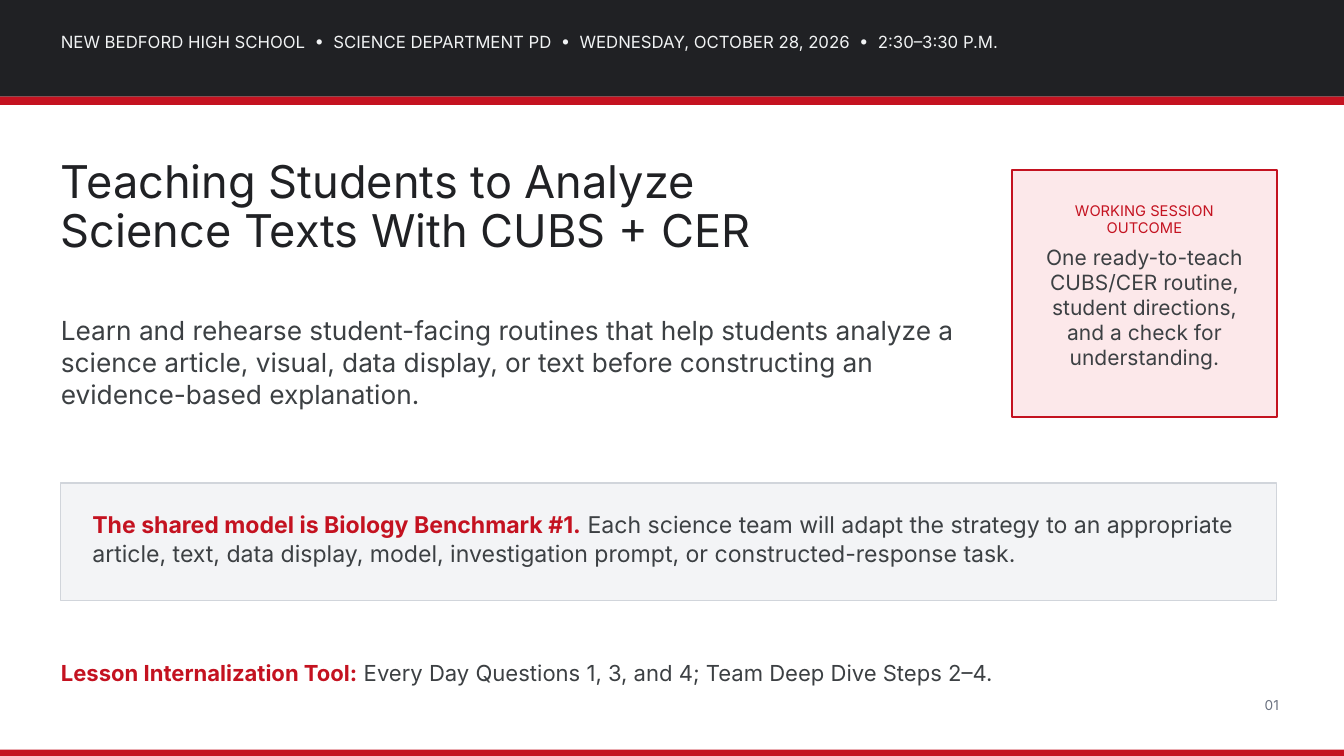
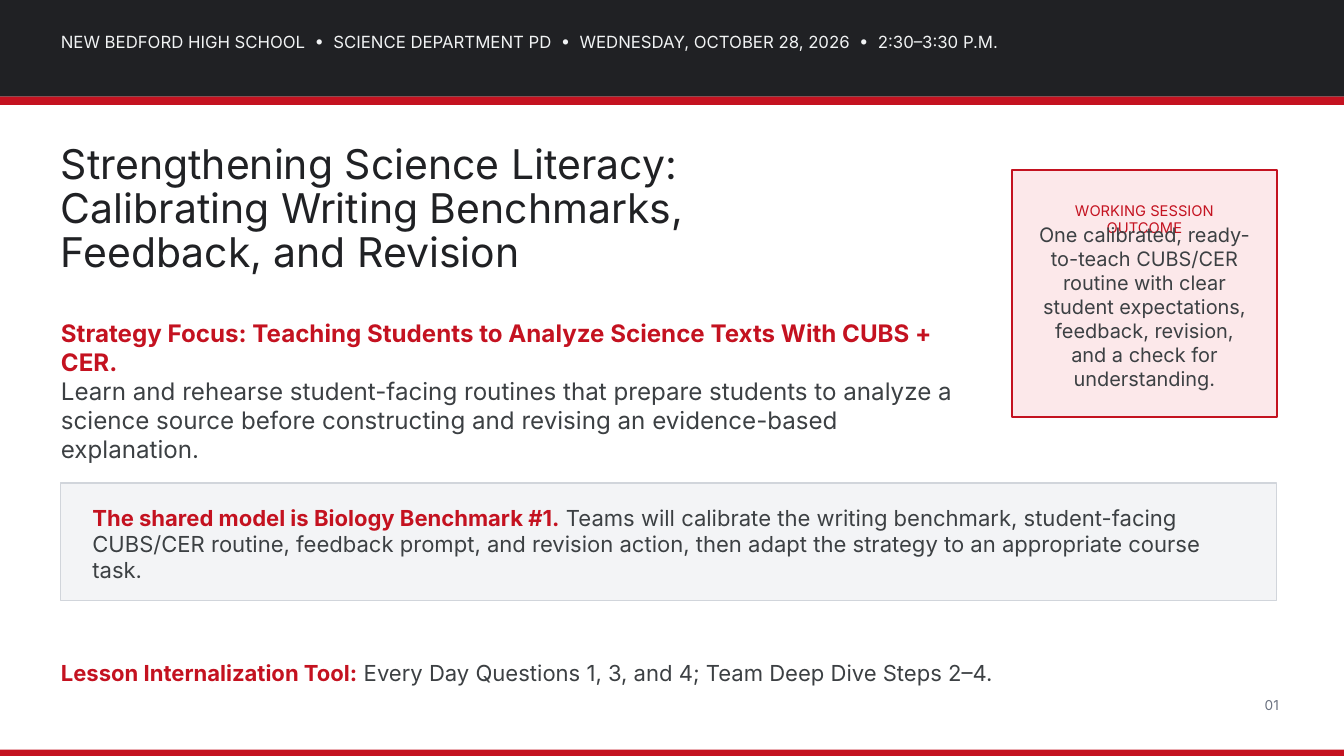
Before and after one commit to nbhs-science/nbhs-science, a slide deck: slide 1 of assets/plc/2026-10-28_Science_Department_PD_Strengthening_Science_Literacy.pptx. Drawn at 1344x756 pixels with LibreOffice and Linux fonts; fonts in the diff are those of the drawing. Boxes give left, top, right and bottom in pixels: in the first picture for what was removed or moved away, otherwise in the second. Text is boxed around its words. In the diff, an @@ line names an element or a change of style, - is before the commit and + after.

Commit message:
Update Oct. 28 PD title and materials
Uses the official title “Strengthening Science Literacy: Calibrating Writing Benchmarks, Feedback, and Revision,” with CUBS + CER as the strategy focus.

```diff
--- a/assets/plc/2026-10-28_Science_Department_PD_Strengthening_Science_Literacy.pptx
+++ b/assets/plc/2026-10-28_Science_Department_PD_Strengthening_Science_Literacy.pptx
@@ text at box(61, 148, 683, 274): text changed; size 43 to 39 pt @@
-Teaching Students to Analyze
-Science Texts With CUBS + CER
+Strengthening Science Literacy:
+Calibrating Writing Benchmarks,
+Feedback, and Revision
@@ text at box(1039, 225, 1250, 391): text changed; size 20 to 19 pt @@
-One ready-to-teach CUBS/CER routine, student directions, and a check for understanding.
+One calibrated, ready-to-teach CUBS/CER routine with clear student expectations, feedback, revision, and a check for understanding.
@@ text at box(61, 323, 952, 434): text changed; size 25 to 23 pt @@
-Learn and rehearse student-facing routines that help students analyze a science article, visual, data display, or text before constructing an evidence-based explanation.
+Strategy Focus: Teaching Students to Analyze Science Texts With CUBS + CER.
+Learn and rehearse student-facing routines that prepare students to analyze a science source before constructing and revising an evidence-based explanation.
@@ text at box(92, 509, 1200, 579): text changed; size 22 to 21 pt @@
-The shared model is Biology Benchmark #1. Each science team will adapt the strategy to an appropriate article, text, data display, model, investigation prompt, or constructed-response task.
+The shared model is Biology Benchmark #1. Teams will calibrate the writing benchmark, student-facing CUBS/CER routine, feedback prompt, and revision action, then adapt the strategy to an appropriate course task.
```
Also in this commit, not shown: 5 other slides changed, 1 other file.
